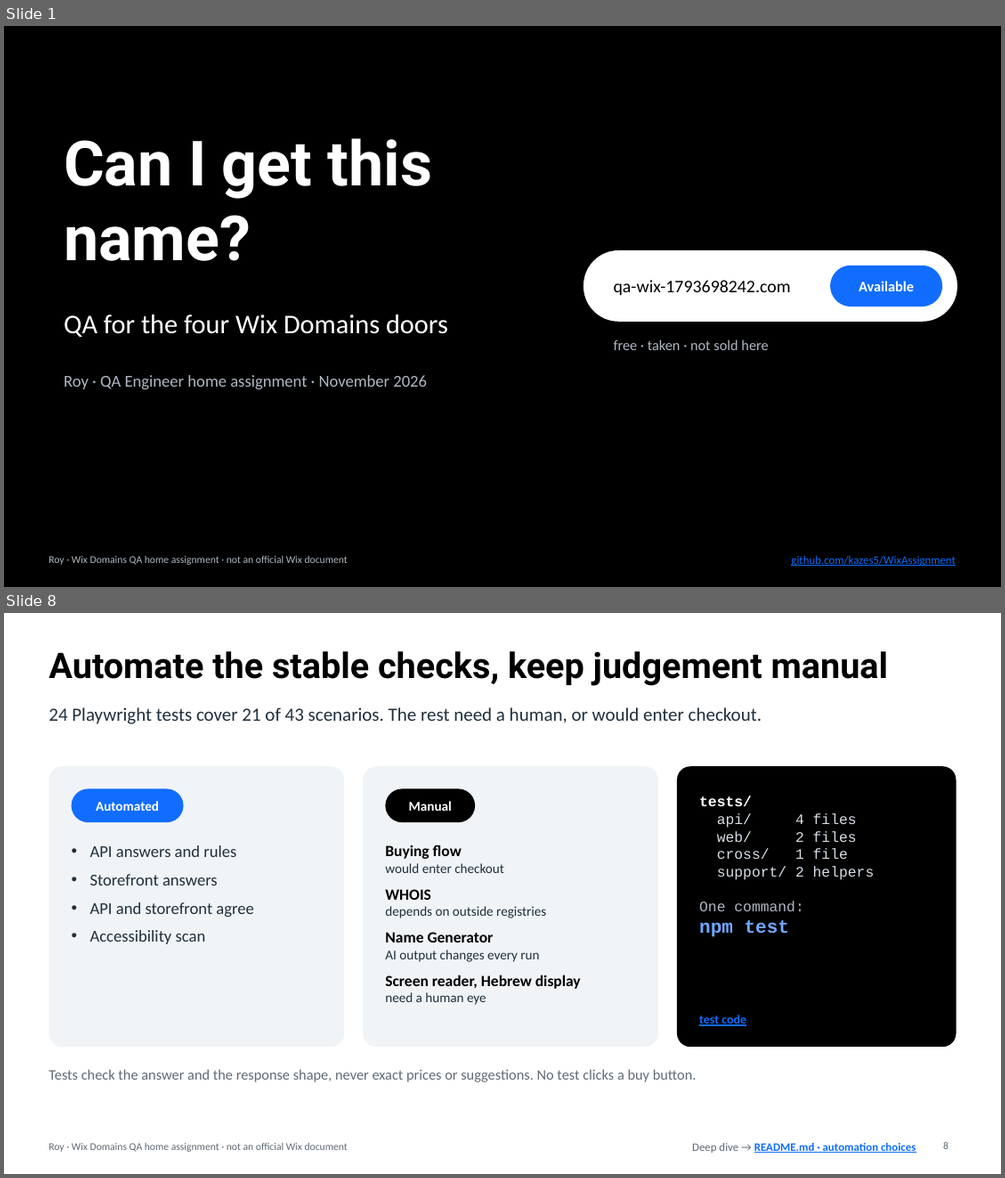
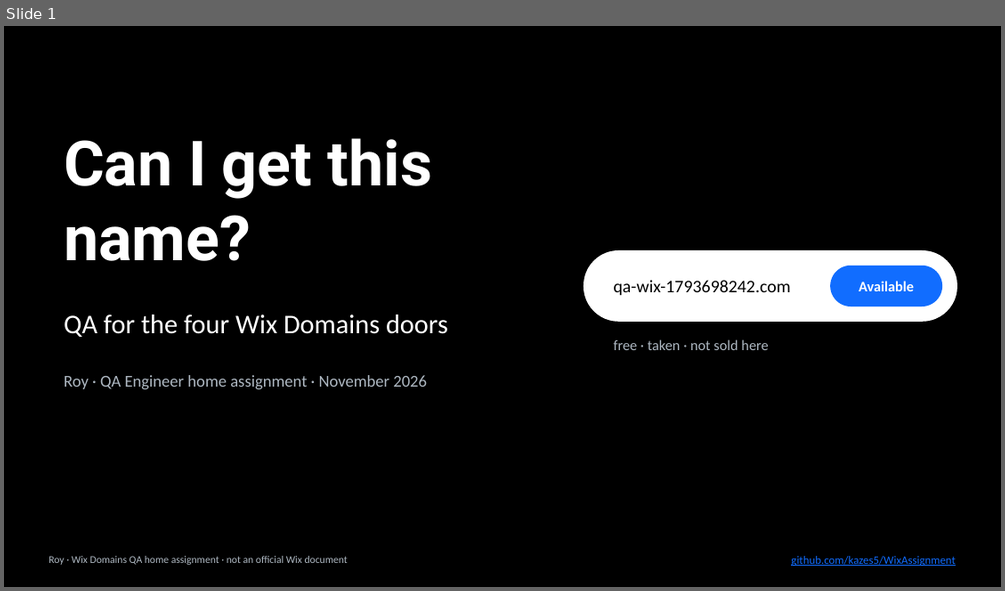
Before and after one commit to kazes5/WixAssignment, a slide deck: presentation/WixDomains_QA.pptx. Shown one above the other, each under a label of ours: slides 1 and 8 before the commit, slide 1 after it; the slides between them are not shown. The pictures are 1005x1178 and 1005x591 pixels, drawn with LibreOffice and Linux fonts; fonts in the diff are those of the drawing. Boxes give left, top, right and bottom in pixels: in the first picture for what was removed or moved away, otherwise in the second. Text is boxed around its words. In the diff, an @@ line names an element or a change of style, - is before the commit and + after.

```diff
--- a/presentation/WixDomains_QA.pptx
+++ b/presentation/WixDomains_QA.pptx
@@ slide 8 removed at [4,613,1001,1174], background #FFFFFF @@
@@ title removed at [48,651,889,686] @@
-Automate the stable checks, keep judgement manual
@@ text removed at [48,707,761,724] @@
-24 Playwright tests cover 21 of 43 scenarios. The rest need a human, or would enter checkout.
@@ rounded rectangle removed at [48,766,344,1046] @@
@@ rounded rectangle removed at [363,766,658,1046] @@
@@ rounded rectangle removed at [677,766,956,1046] @@
@@ rounded rectangle removed at [72,788,184,822] @@
@@ rounded rectangle removed at [386,788,475,822] @@
@@ text removed at [699,795,874,937] @@
-tests/
-api/ 4 files
-web/ 2 files
-cross/ 1 file
-support/ 2 helpers
-One command:
-npm test
@@ text removed at [96,801,159,811] @@
-Automated
@@ text removed at [409,801,452,811] @@
-Manual
@@ text removed at [90,845,253,944] @@
-• API answers and rules
-• Storefront answers
-• API and storefront agree
-• Accessibility scan
@@ text removed at [385,844,581,1005] @@
-Buying flow
-would enter checkout
-WHOIS
-depends on outside registries
-Name Generator
-AI output changes every run
-Screen reader, Hebrew display
-need a human eye
@@ text removed at [699,1014,746,1026] @@
-test code
@@ text removed at [48,1069,696,1082] @@
-Tests check the answer and the response shape, never exact prices or suggestions. No test clicks a buy button.
@@ text removed at [48,1143,348,1151] @@
-Roy · Wix Domains QA home assignment · not an official Wix document
@@ text removed at [692,1143,915,1152] @@
-Deep dive → README.md · automation choices
@@ page number removed at [943,1142,948,1149] @@
-8
```
Also in this commit, not shown: 5 slides changed, 9 slides added, 7 other slides removed, 4 other files.
